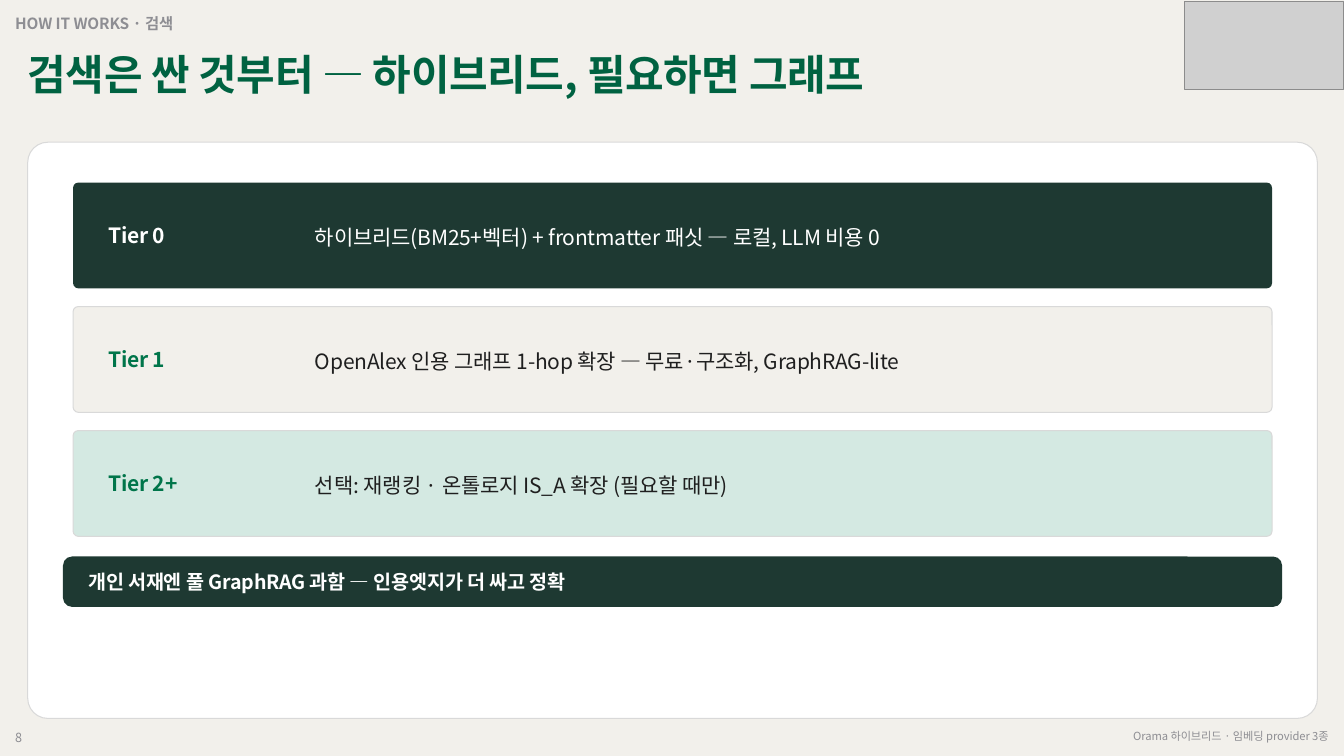
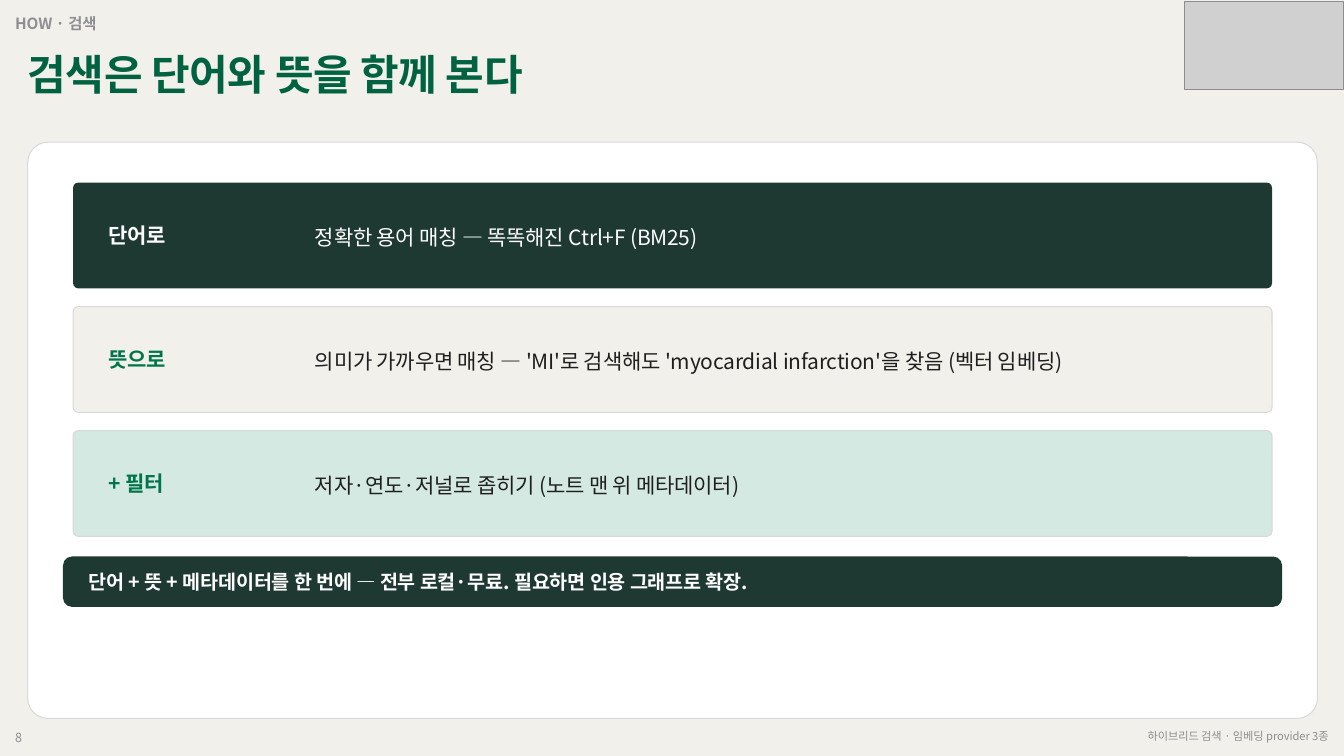
Before and after one commit to grotyx/rag-obsidian, a slide deck: slide 8 of presentation/rag_obsidian_deck.pptx. Drawn at 1344x756 pixels with LibreOffice and Linux fonts; fonts in the diff are those of the drawing; grey boxes stand for pictures. Boxes give left, top, right and bottom in pixels: in the first picture for what was removed or moved away, otherwise in the second. Text is boxed around its words. In the diff, an @@ line names an element or a change of style, - is before the commit and + after.

```diff
--- a/presentation/rag_obsidian_deck.pptx
+++ b/presentation/rag_obsidian_deck.pptx
@@ text at [15,16,96,30]: text changed @@
-HOW IT WORKS · 검색
+HOW · 검색
@@ text at [28,54,523,94]: text changed @@
-검색은 싼 것부터 — 하이브리드, 필요하면 그래프
+검색은 단어와 뜻을 함께 본다
@@ text at [108,225,166,245]: text changed @@
-Tier 0
+단어로
@@ text at [315,227,697,249]: text changed @@
-하이브리드(BM25+벡터) + frontmatter 패싯 — 로컬, LLM 비용 0
+정확한 용어 매칭 — 똑똑해진 Ctrl+F (BM25)
@@ text at [108,350,166,369]: text changed @@
-Tier 1
+뜻으로
@@ text at [315,351,1063,374]: text changed @@
-OpenAlex 인용 그래프 1-hop 확장 — 무료·구조화, GraphRAG-lite
+의미가 가까우면 매칭 — 'MI'로 검색해도 'myocardial infarction'을 찾음 (벡터 임베딩)
@@ text at [125,473,163,493]: text changed @@
-Tier 2+
++ 필터
@@ text at [315,475,739,497]: text changed @@
-선택: 재랭킹 · 온톨로지 IS_A 확장 (필요할 때만)
+저자·연도·저널로 좁히기 (노트 맨 위 메타데이터)
@@ text at [88,572,748,591]: text changed @@
-개인 서재엔 풀 GraphRAG 과함 — 인용엣지가 더 싸고 정확
+단어 + 뜻 + 메타데이터를 한 번에 — 전부 로컬·무료. 필요하면 인용 그래프로 확장.
@@ text at [1148,731,1329,743]: text changed @@
-Orama 하이브리드 · 임베딩 provider 3종
+하이브리드 검색 · 임베딩 provider 3종
```
Also in this commit, not shown: 10 other slides changed, 5 slides added, 3 slides removed, 5 other files.
